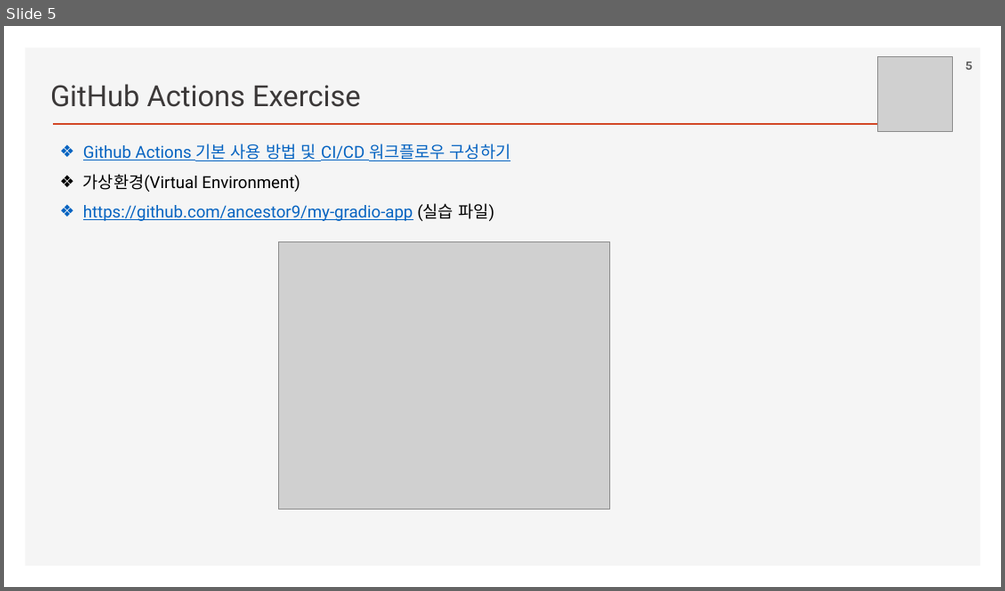
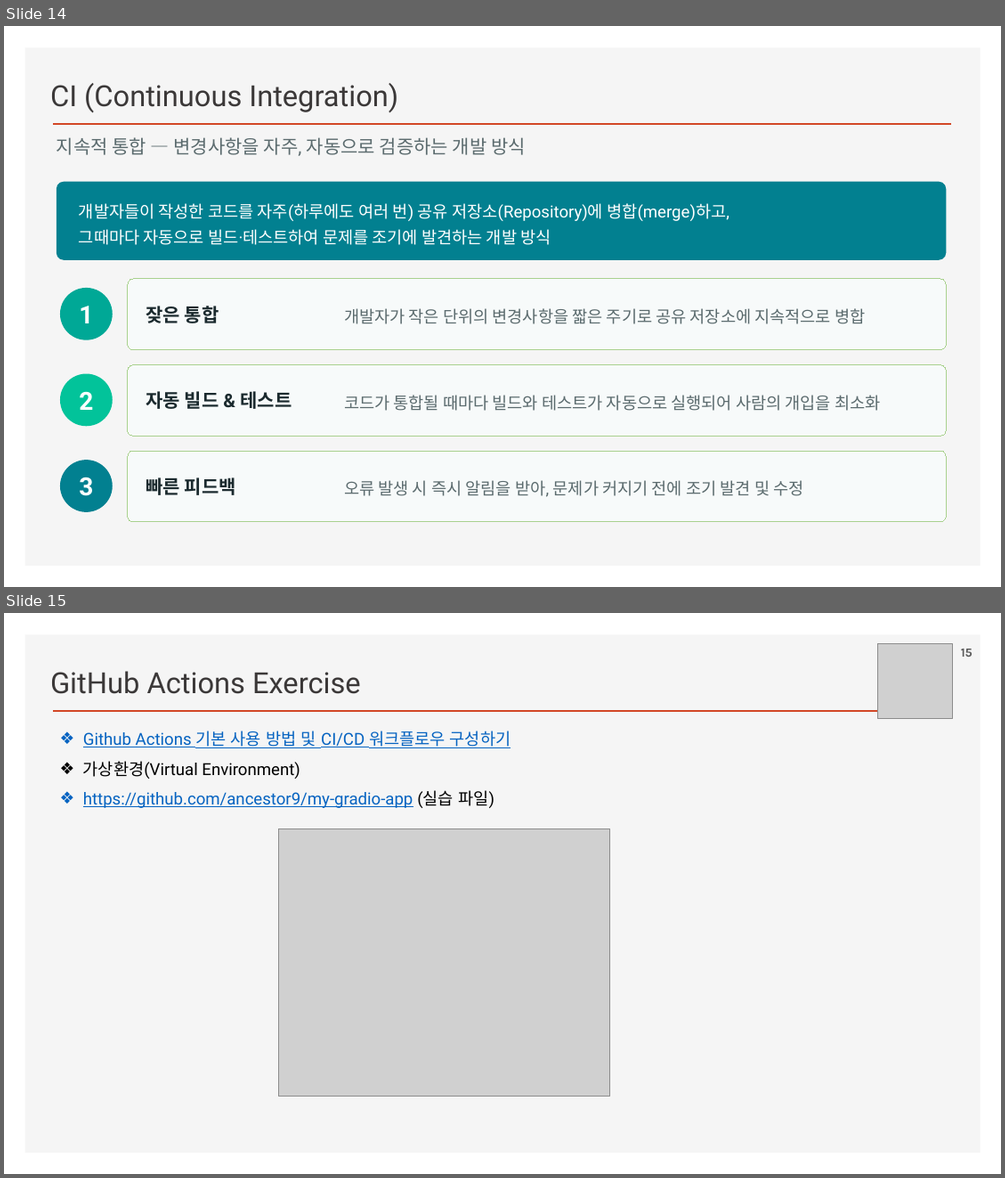
Before and after one commit to ancestor9/2026_Fall_AI-Workflow, a slide deck: PPTs/App Deployment.pptx. Shown one above the other, each under a label of ours: slide 5 before the commit, slides 14 and 15 after it. The pictures are 1005x591 and 1005x1178 pixels, drawn with LibreOffice and Linux fonts; fonts in the diff are those of the drawing; grey boxes stand for pictures; background and template pictures are left out. Boxes give left, top, right and bottom in pixels: in the first picture for what was removed or moved away, otherwise in the second. Text is boxed around its words. In the diff, an @@ line names an element or a change of style, - is before the commit and + after.

```diff
--- a/PPTs/App Deployment.pptx
+++ b/PPTs/App Deployment.pptx
@@ slide 14 added at [4, 26, 1001, 587], background #FFFFFF; not listed: 2 template elements that a slide beside it also shows @@
@@ text added at [50, 83, 398, 113], 28 pt, text #3B3838 @@
+CI (Continuous Integration)
@@ text added at [57, 137, 526, 156], 18 pt, text #5B6B6E @@
+지속적 통합 — 변경사항을 자주, 자동으로 검증하는 개발 방식
@@ rounded rectangle added at [57, 182, 947, 260], fill #028090 @@
@@ text added at [79, 203, 729, 245], 16 pt, text #FFFFFF @@
+개발자들이 작성한 코드를 자주(하루에도 여러 번) 공유 저장소(Repository)에 병합(merge)하고,
+그때마다 자동으로 빌드·테스트하여 문제를 조기에 발견하는 개발 방식
@@ ellipse added at [60, 288, 113, 340], fill #00A896 @@
@@ rounded rectangle added at [128, 279, 947, 350], fill #F7FAFA, outline #A9D18E 0.75 pt @@
@@ text added at [79, 305, 93, 323], 24 pt, text #FFFFFF, bold @@
+1
@@ text added at [146, 305, 219, 323], 18 pt, text #1B2A2E, bold @@
+잦은 통합
@@ text added at [344, 308, 865, 324], 16 pt, text #5B6B6E @@
+개발자가 작은 단위의 변경사항을 짧은 주기로 공유 저장소에 지속적으로 병합
@@ rounded rectangle added at [128, 365, 947, 435], fill #F7FAFA, outline #A9D18E 0.75 pt @@
@@ ellipse added at [60, 374, 113, 426], fill #02C39A @@
@@ text added at [79, 392, 93, 410], 24 pt, text #FFFFFF, bold @@
+2
@@ text added at [146, 391, 291, 409], 18 pt, text #1B2A2E, bold @@
+자동 빌드 & 테스트
@@ text added at [344, 394, 880, 410], 16 pt, text #5B6B6E @@
+코드가 통합될 때마다 빌드와 테스트가 자동으로 실행되어 사람의 개입을 최소화
@@ rounded rectangle added at [128, 451, 947, 522], fill #F7FAFA, outline #A9D18E 0.75 pt @@
@@ ellipse added at [60, 459, 113, 512], fill #028090 @@
@@ text added at [79, 477, 93, 496], 24 pt, text #FFFFFF, bold @@
+3
@@ text added at [146, 477, 236, 495], 18 pt, text #1B2A2E, bold @@
+빠른 피드백
@@ text added at [344, 480, 803, 497], 16 pt, text #5B6B6E @@
+오류 발생 시 즉시 알림을 받아, 문제가 커지기 전에 조기 발견 및 수정
@@ what was slide 5 is now slide 15 @@
@@ page number at [961, 649, 972, 657]: text changed @@
-5
+15
```
Also in this commit, not shown: 7 slides changed, 17 other slides added.
